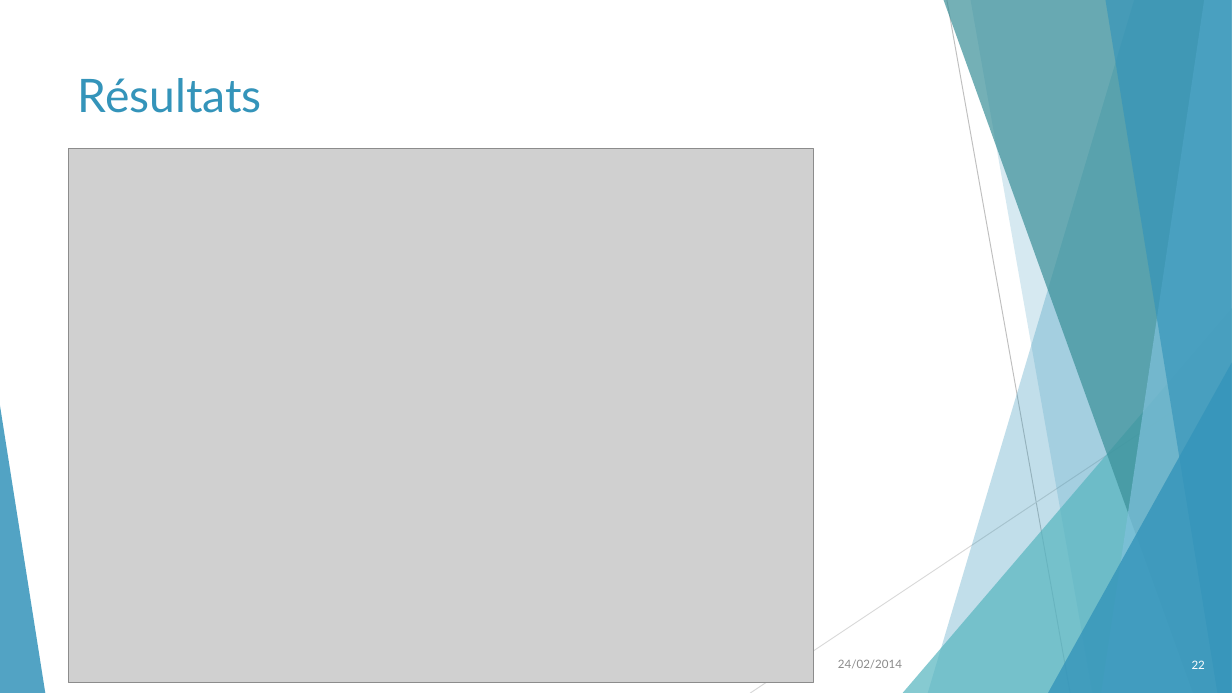
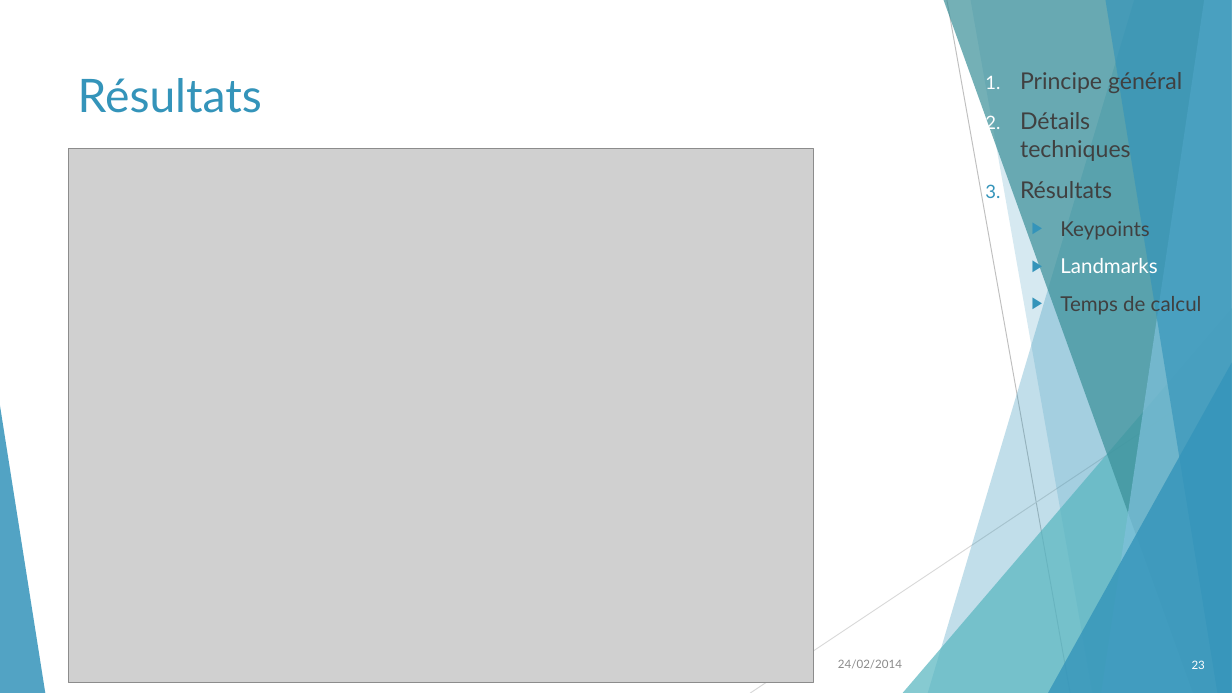
Before and after one commit to allaeia/indexation_image, a slide deck: slide 23 of article.pptx (slide 22 before the commit). Drawn at 1232x693 pixels with LibreOffice and Linux fonts; fonts in the diff are those of the drawing; grey boxes stand for pictures. Boxes give left, top, right and bottom in pixels: in the first picture for what was removed or moved away, otherwise in the second. Text is boxed around its words. In the diff, an @@ line names an element or a change of style, - is before the commit and + after.

```diff
--- a/article.pptx
+++ b/article.pptx
@@ text added at (1020, 72, 1202, 315), 18 pt, text #404040 @@
+1. Principe général
+2. Détails techniques
+3. Résultats
+  ▶ Keypoints
+  ▶ Landmarks
+  ▶ Temps de calcul
@@ page number at (1192, 660, 1205, 669): text changed @@
-22
+23
```
Also in this commit, not shown: 20 other slides changed, 1 slide added.
